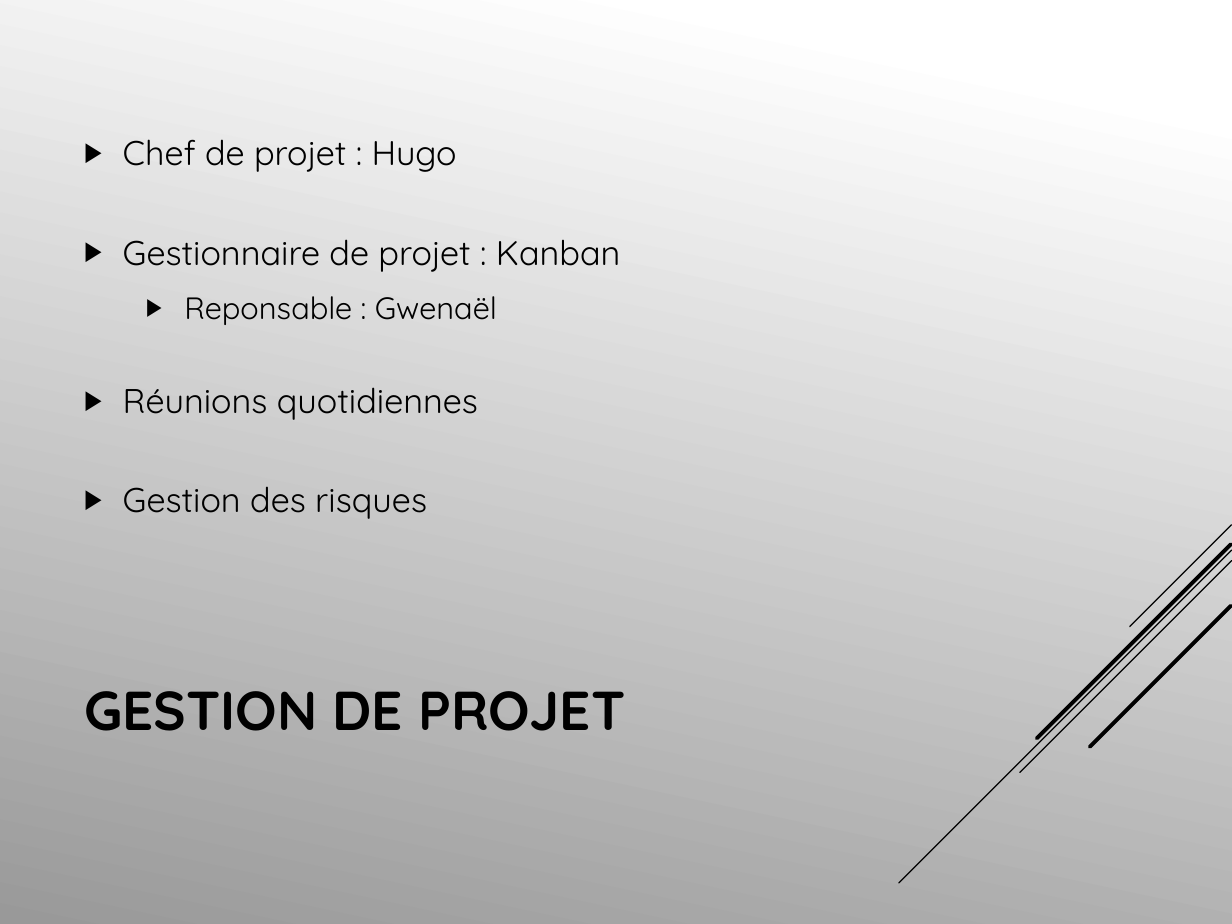
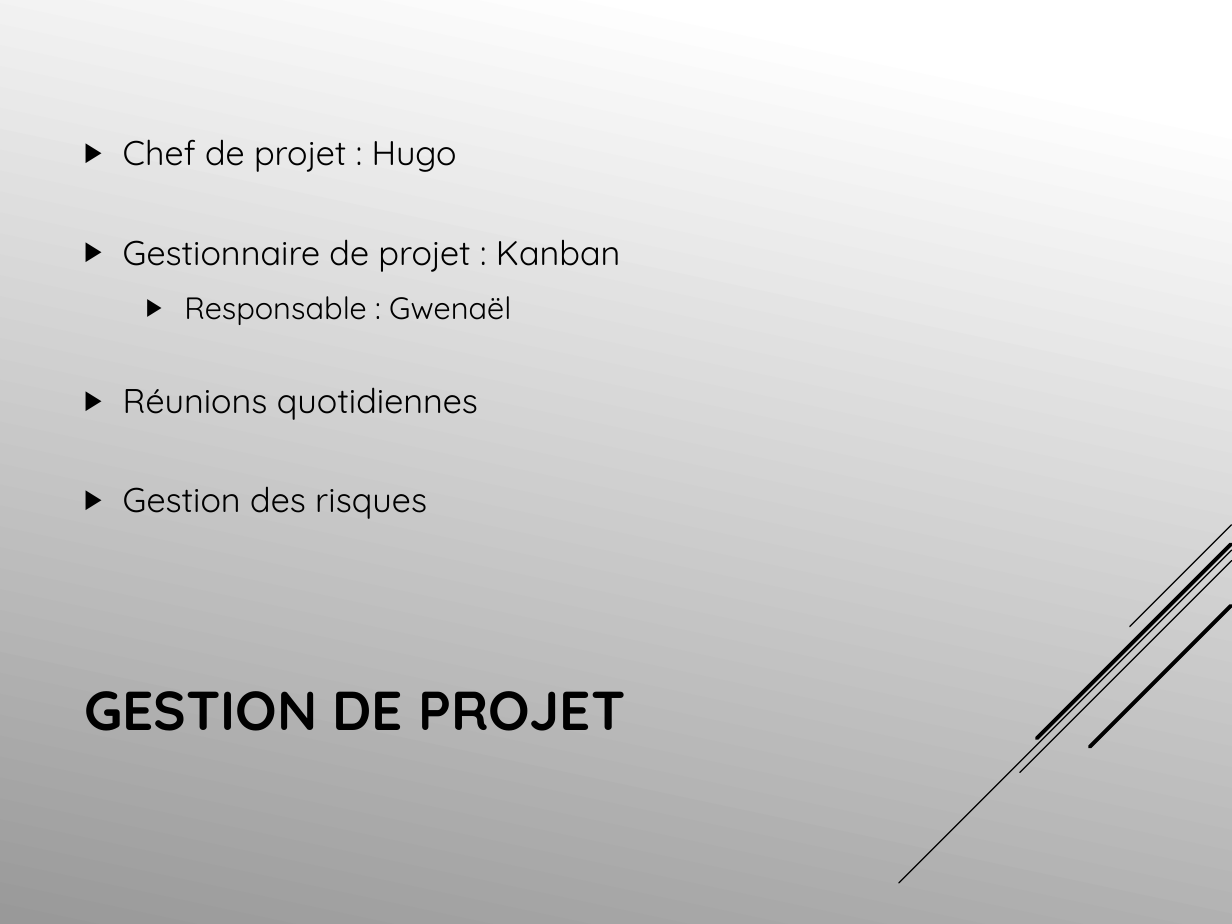
Before and after one commit to delisea/R-Montagne, a slide deck: slide 12 of R’Montagne.pptx. Drawn at 1232x924 pixels with LibreOffice and Linux fonts; fonts in the diff are those of the drawing. Boxes give left, top, right and bottom in pixels: in the first picture for what was removed or moved away, otherwise in the second. Text is boxed around its words. In the diff, an @@ line names an element or a change of style, - is before the commit and + after.

```diff
--- a/R’Montagne.pptx
+++ b/R’Montagne.pptx
@@ text at (184, 296, 511, 325): text changed @@
-  ▶ Reponsable : Gwenaël
+  ▶ Responsable : Gwenaël
```
Also in this commit, not shown: 6 other slides changed.
